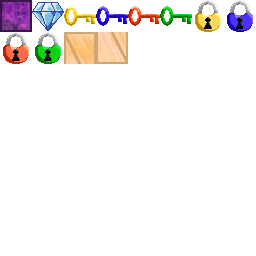
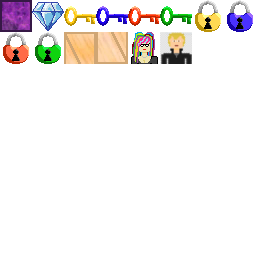
Before/after of a 256 x 256 layered artwork. What changed in the layer stack:
added layer "Pasted Layer #8" above "Pasted Layer #7" over [160, 32, 192, 64]
added layer "Pasted Layer #7" above "Layer" over [131, 32, 158, 64]
added layer "Layer" above "Pasted Layer #6" over [131, 32, 158, 64]
